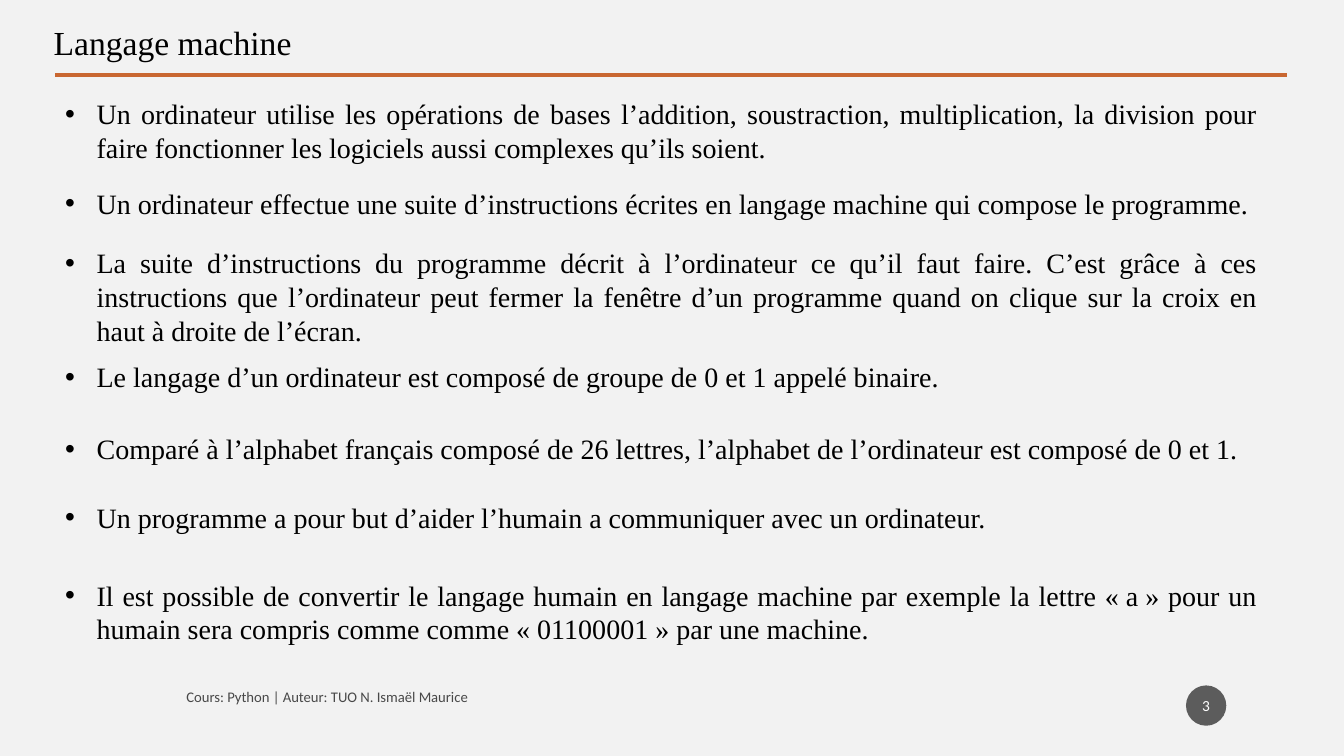
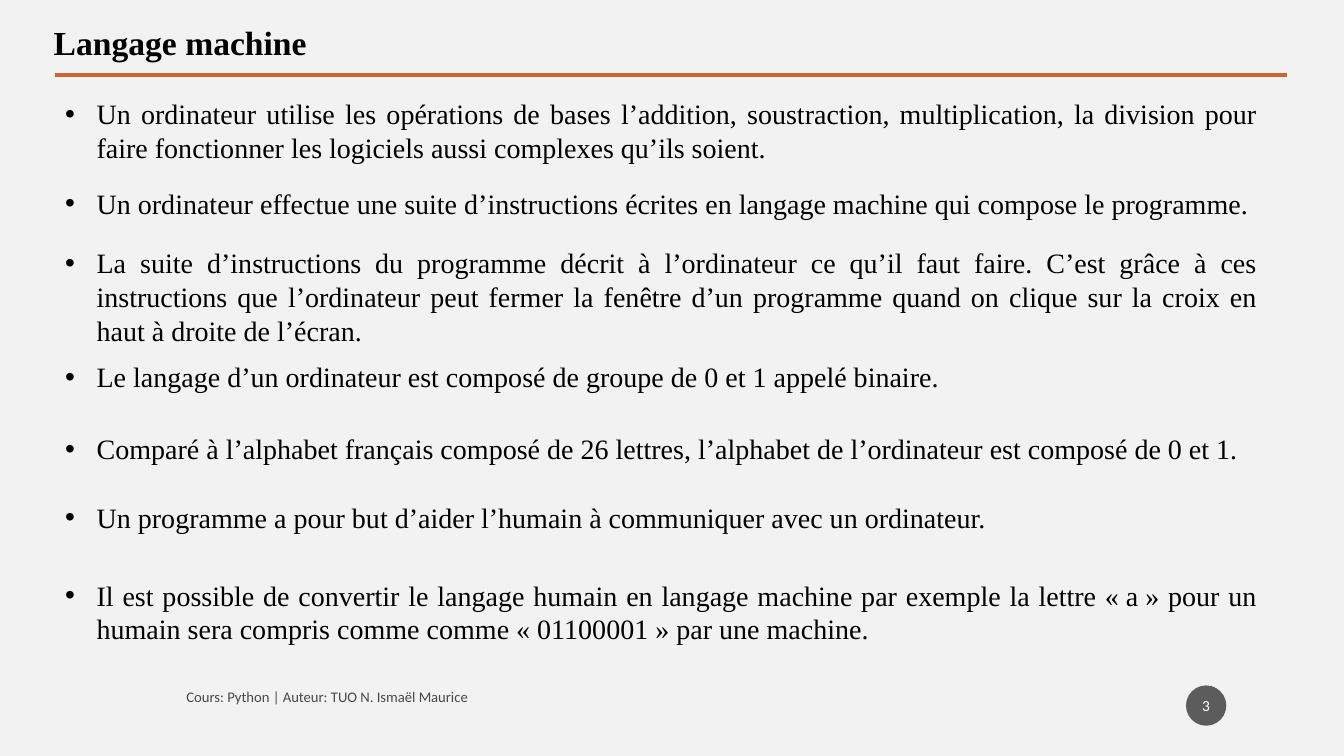
Before and after one commit to tisma95/cours-python, a slide deck: slide 3 of source/Chapitre 1 - Introduction et installation.pptx. Drawn at 1344x756 pixels with LibreOffice and Linux fonts; fonts in the diff are those of the drawing. Boxes give left, top, right and bottom in pixels: in the first picture for what was removed or moved away, otherwise in the second. Text is boxed around its words. In the diff, an @@ line names an element or a change of style, - is before the commit and + after.

```diff
--- a/source/Chapitre 1 - Introduction et installation.pptx
+++ b/source/Chapitre 1 - Introduction et installation.pptx
@@ text "Langage machine" at [54,31,306,61]: bold on @@
@@ text at [97,508,986,533]: text changed @@
-• Un programme a pour but d’aider l’humain a communiquer avec un ordinateur.
+• Un programme a pour but d’aider l’humain à communiquer avec un ordinateur.
```
Also in this commit, not shown: 6 other slides changed, 13 other files.
